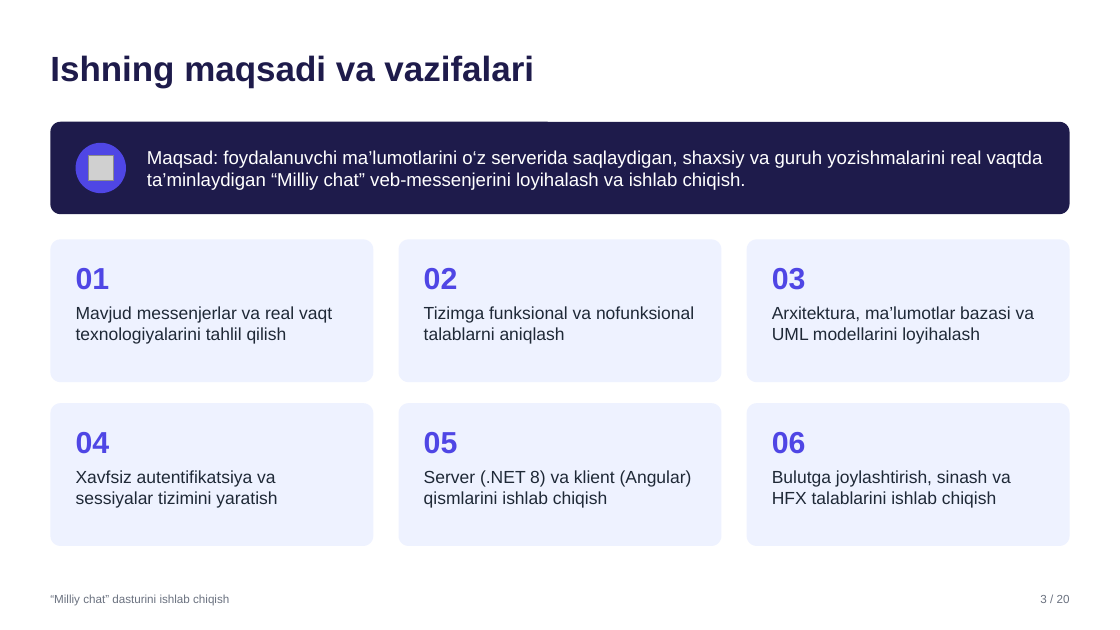
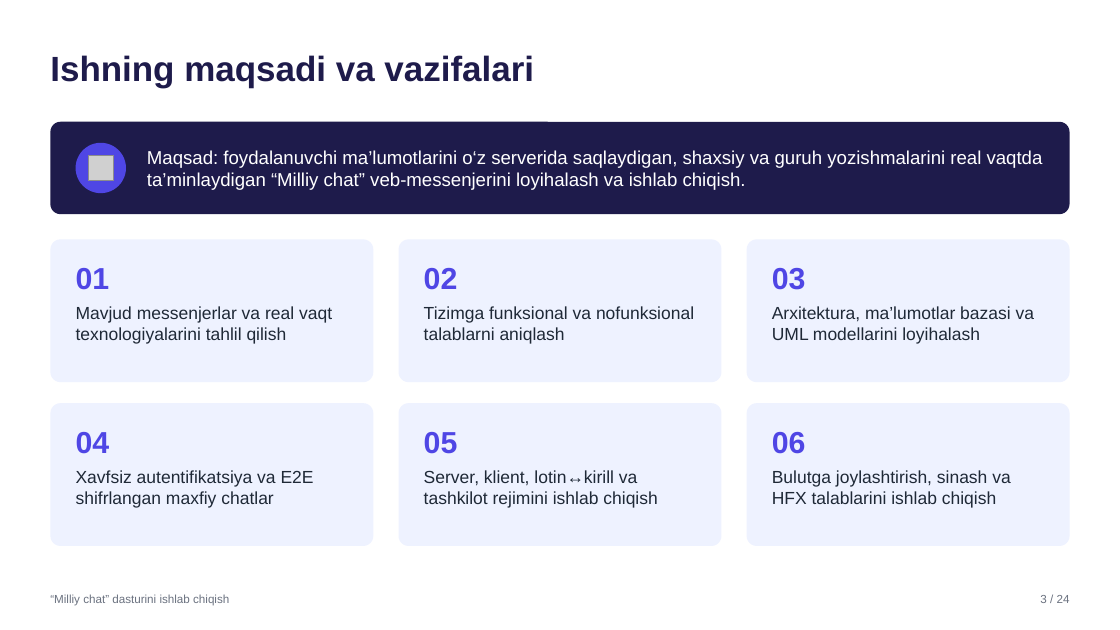
Before and after one commit to SardorSohinazarov/diplom-ish, a slide deck: slide 3 of diplom/Taqdimot_Sohinazarov_Sardor.pptx. Drawn at 1120x630 pixels with LibreOffice and Linux fonts; fonts in the diff are those of the drawing; grey boxes stand for pictures. Boxes give left, top, right and bottom in pixels: in the first picture for what was removed or moved away, otherwise in the second. Text is boxed around its words. In the diff, an @@ line names an element or a change of style, - is before the commit and + after.

```diff
--- a/diplom/Taqdimot_Sohinazarov_Sardor.pptx
+++ b/diplom/Taqdimot_Sohinazarov_Sardor.pptx
@@ text at [76,470,314,508]: text changed @@
-Xavfsiz autentifikatsiya va sessiyalar tizimini yaratish
+Xavfsiz autentifikatsiya va E2E shifrlangan maxfiy chatlar
@@ text at [424,470,657,508]: text changed @@
-Server (.NET 8) va klient (Angular) qismlarini ishlab chiqish
+Server, klient, lotin↔kirill va tashkilot rejimini ishlab chiqish
@@ text at [1040,595,1070,603]: text changed @@
-3 / 20
+3 / 24
```
Also in this commit, not shown: 17 other slides changed, 4 slides added, 2 other files.
